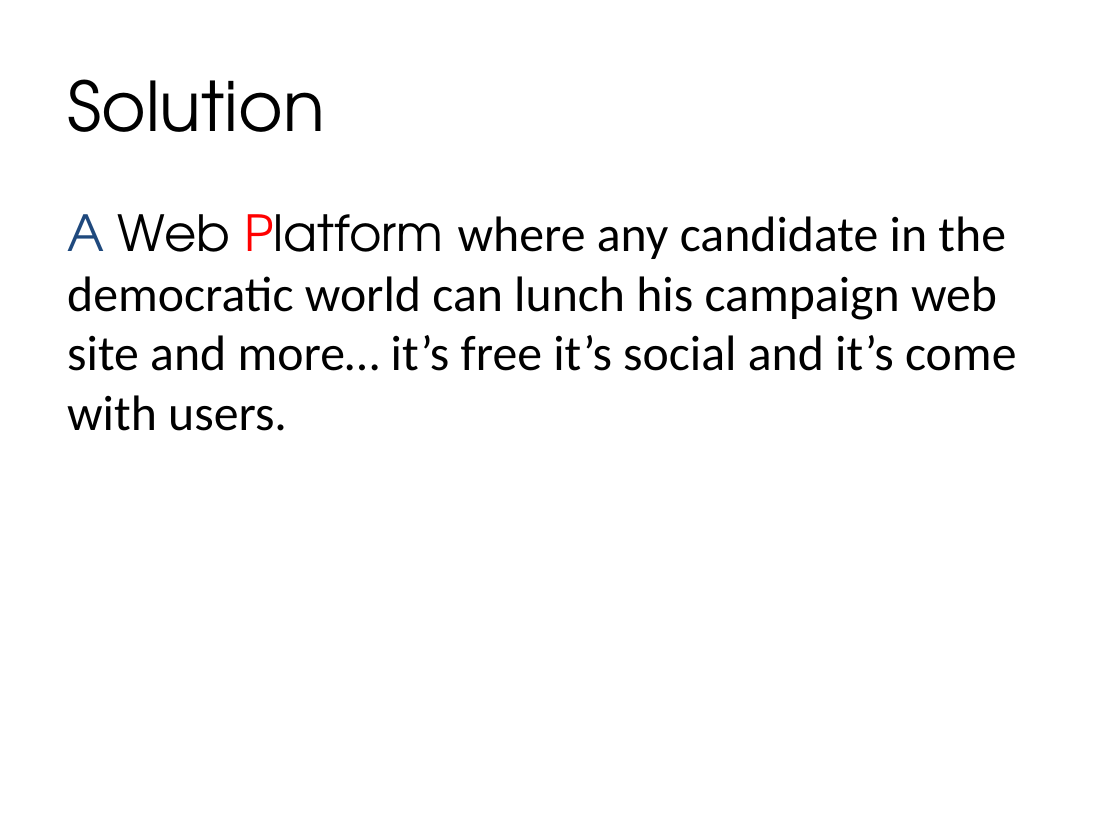
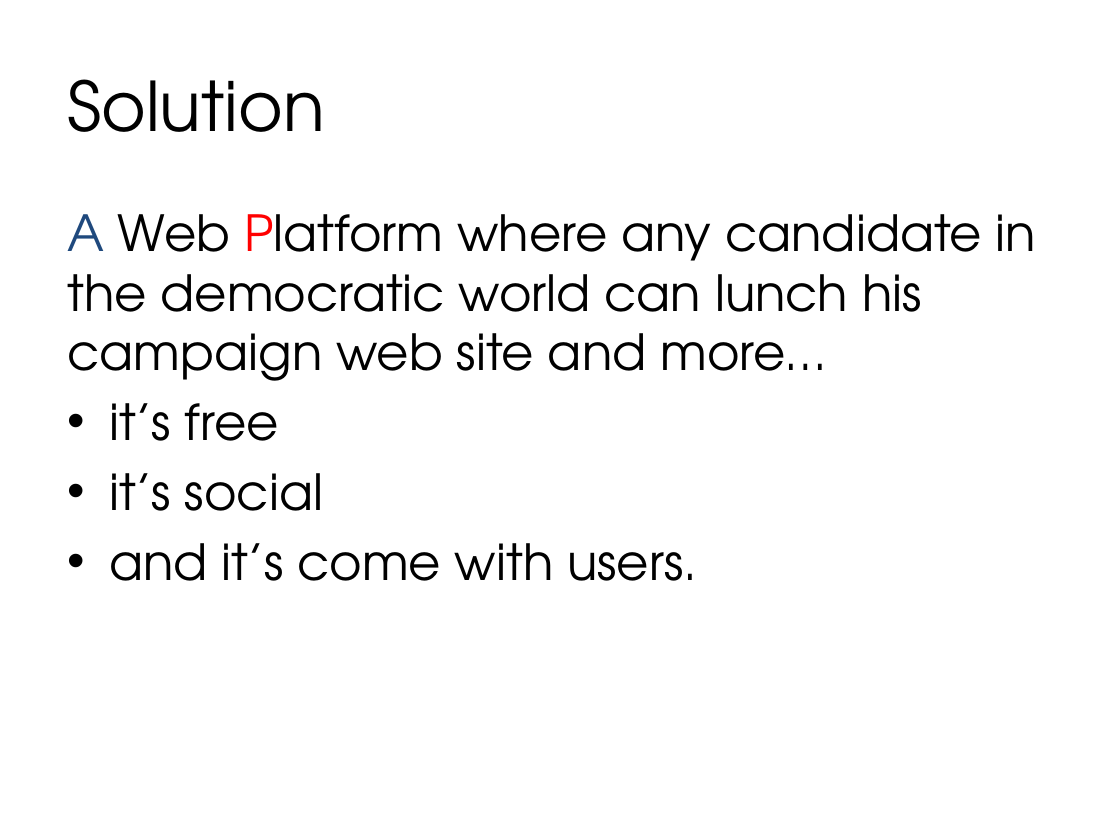
Before and after one commit to teamco/election, a slide deck: slide 3 of design/Appolitics/APPolitics.com-Pitch.pptx. Drawn at 1120x840 pixels with LibreOffice and Linux fonts; fonts in the diff are those of the drawing. Boxes give left, top, right and bottom in pixels: in the first picture for what was removed or moved away, otherwise in the second. Text is boxed around its words. In the diff, an @@ line names an element or a change of style, - is before the commit and + after.

Commit message:
campaign desgin

```diff
--- a/design/Appolitics/APPolitics.com-Pitch.pptx
+++ b/design/Appolitics/APPolitics.com-Pitch.pptx
@@ text at (67, 214, 1036, 581): text changed; font Calibri to TeX Gyre Adventor @@
-A Web Platform where any candidate in the democratic world can lunch his campaign web site and more… it’s free it’s social and it’s come with users.
+A Web Platform where any candidate in the democratic world can lunch his campaign web site and more…
+• it’s free
+• it’s social
+• and it’s come with users.
```
Also in this commit, not shown: 2 other slides changed, 15 other files.
